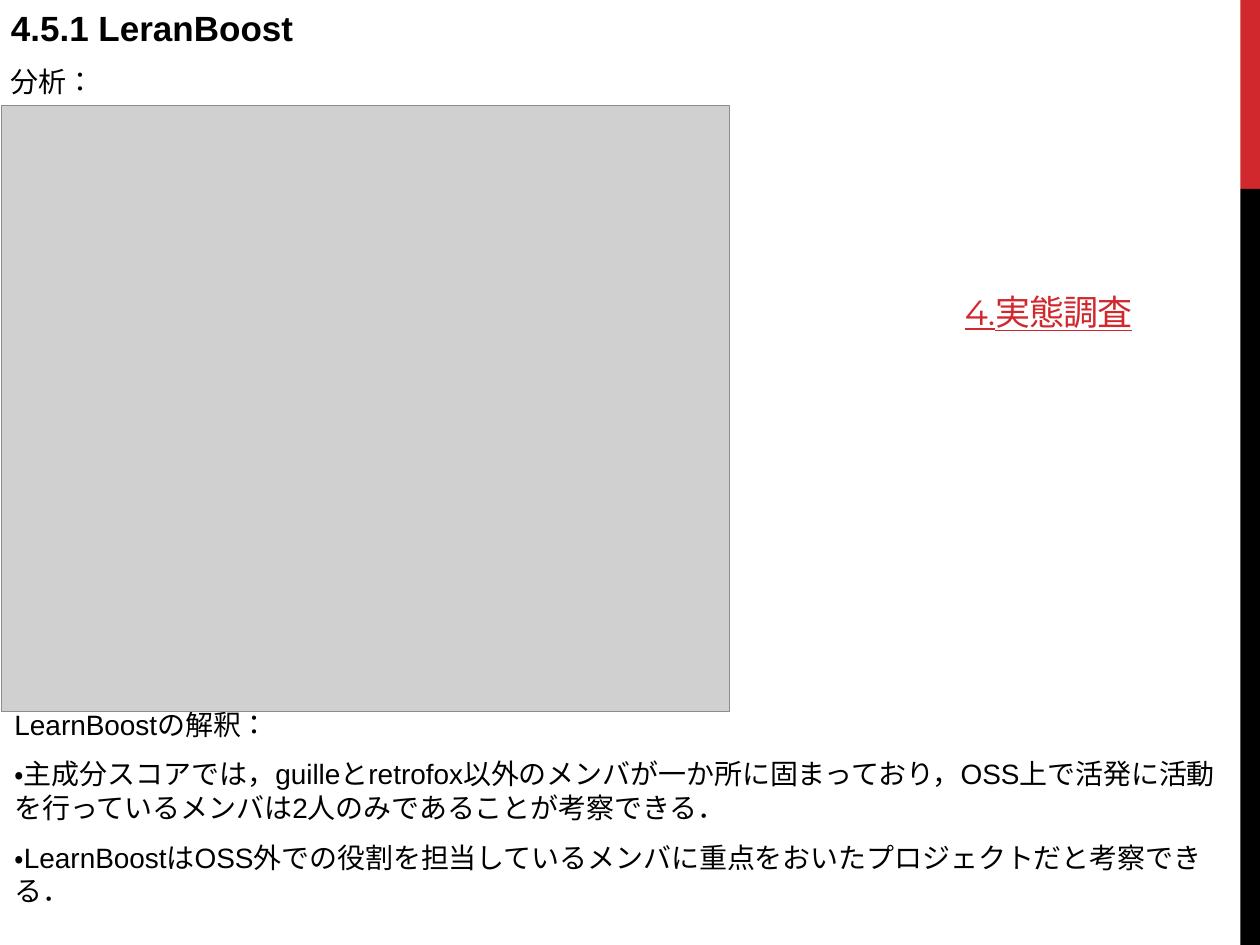
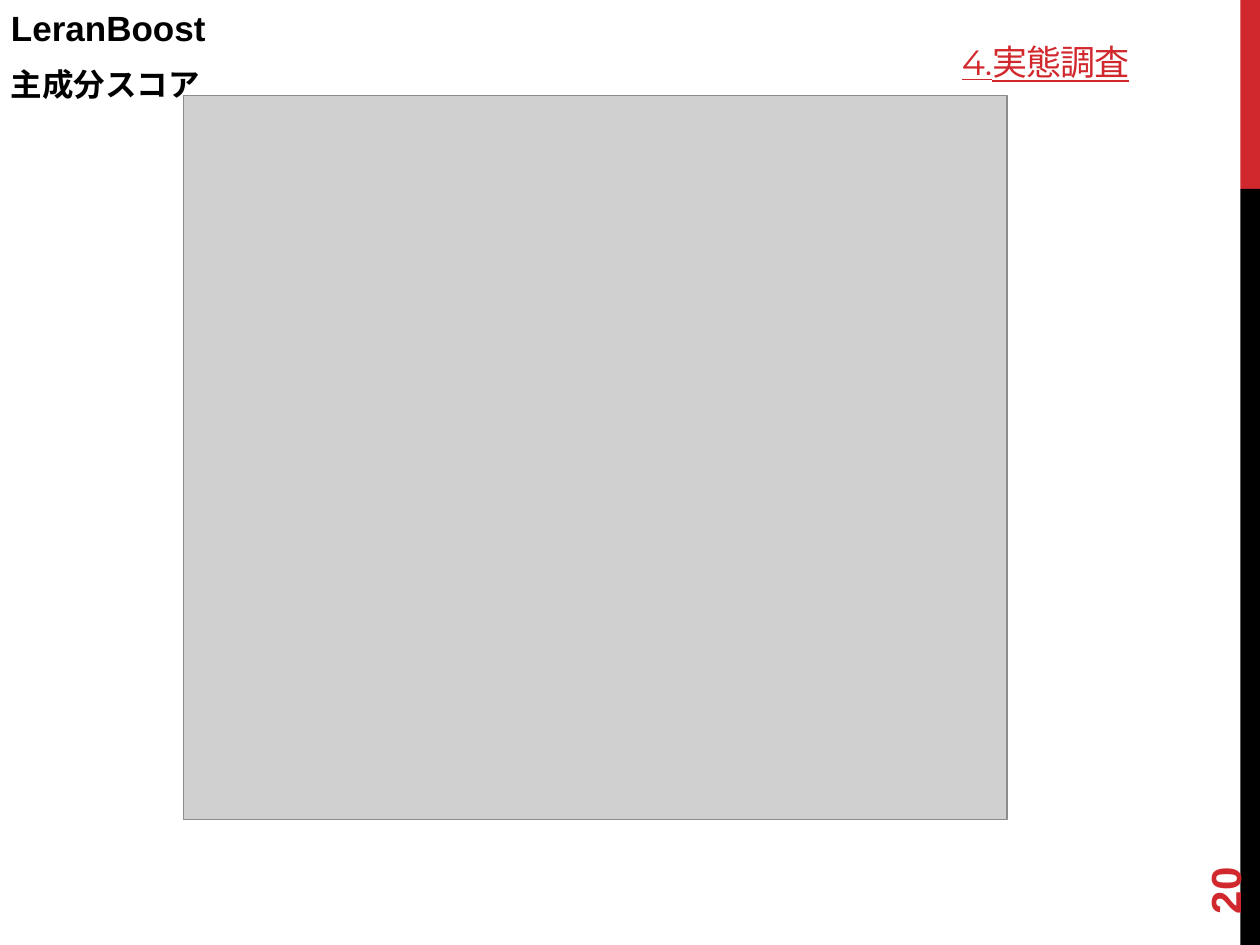
Before and after one commit to keimatsui/kadai, a slide deck: slide 20 of 卒業論文/2012/関口元基/パワポ.pptx (slide 21 before the commit). Drawn at 1260x945 pixels with LibreOffice and Linux fonts; fonts in the diff are those of the drawing; grey boxes stand for pictures. Boxes give left, top, right and bottom in pixels: in the first picture for what was removed or moved away, otherwise in the second. Text is boxed around its words. In the diff, an @@ line names an element or a change of style, - is before the commit and + after.

```diff
--- a/卒業論文/2012/関口元基/パワポ.pptx
+++ b/卒業論文/2012/関口元基/パワポ.pptx
@@ text "4.実態調査" moved from (x1=965, y1=295, x2=1132, y2=331) to (x1=962, y1=45, x2=1129, y2=82) @@
@@ text at (x1=11, y1=69, x2=200, y2=105): text changed @@
-4.5.1 LeranBoost
-分析：
+LeranBoost
+主成分スコア
@@ picture resized from (x1=1, y1=106, x2=728, y2=712) to (x1=184, y1=96, x2=1008, y2=820) @@
@@ text removed at (x1=14, y1=713, x2=1215, y2=871) @@
-LearnBoostの解釈：
-・主成分スコアでは，guilleとretrofox以外のメンバが一か所に固まっており，OSS上で活発に活動を行っているメンバは2人のみであることが考察できる．
-・LearnBoostはOSS外での役割を担当しているメンバに重点をおいたプロジェクトだと考察できる．
@@ page number added at (x1=1203, y1=872, x2=1250, y2=914), 24 pt, text #D1282E, bold @@
+20
```
Also in this commit, not shown: 13 other slides changed, 10 slides added, 24 slides removed.
